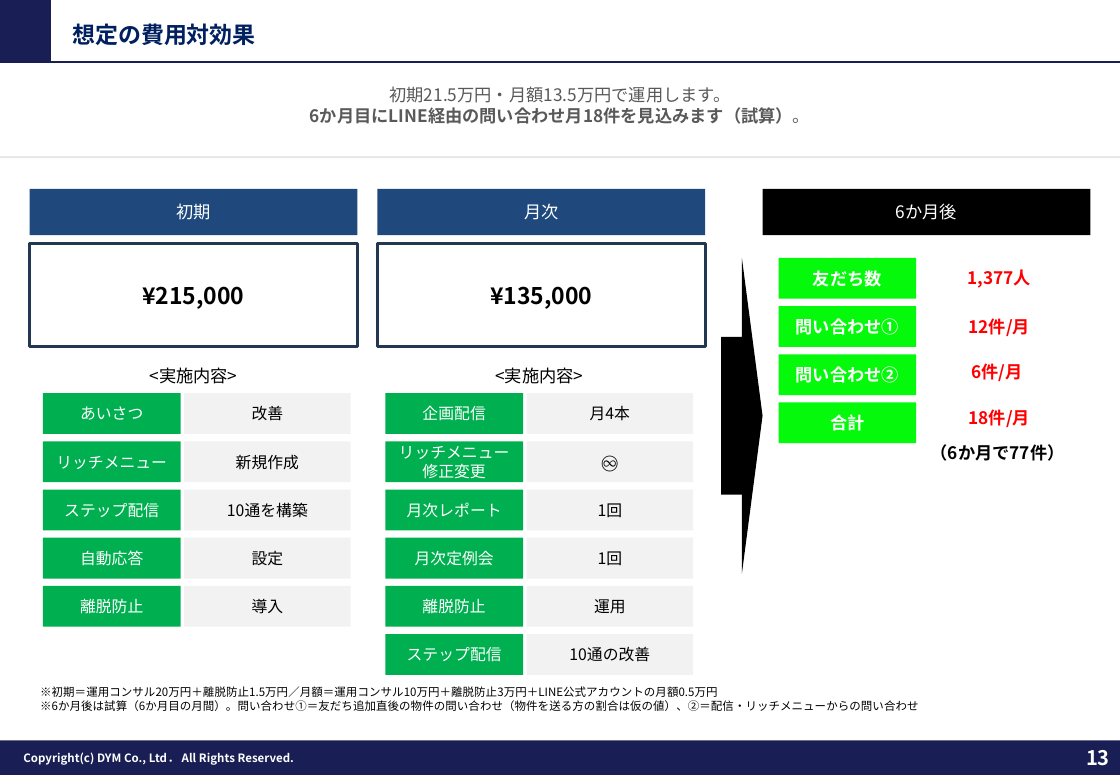
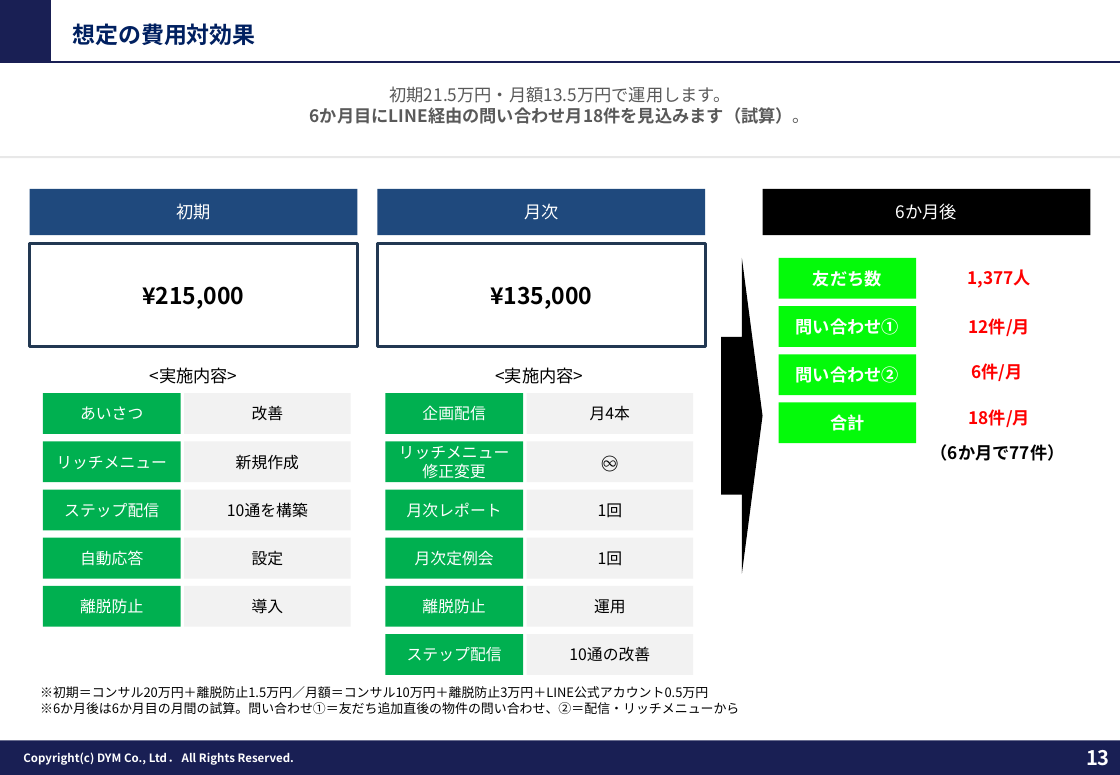
Before and after one commit to tonomura-r-dev/folder, a slide deck: slide 13 of 202609_株式会社あらうち御中_LINE公式アカウント運用のご提案_S1-17修正.pptx. Drawn at 1120x775 pixels with LibreOffice and Linux fonts; fonts in the diff are those of the drawing; background and template pictures are left out. Boxes give left, top, right and bottom in pixels: in the first picture for what was removed or moved away, otherwise in the second. Text is boxed around its words. In the diff, an @@ line names an element or a change of style, - is before the commit and + after.

```diff
--- a/202609_株式会社あらうち御中_LINE公式アカウント運用のご提案_S1-17修正.pptx
+++ b/202609_株式会社あらうち御中_LINE公式アカウント運用のご提案_S1-17修正.pptx
@@ text at (40,686,739,714): text changed; size 8 to 9 pt @@
-※初期＝運用コンサル20万円＋離脱防止1.5万円／月額＝運用コンサル10万円＋離脱防止3万円＋LINE公式アカウントの月額0.5万円
-※6か月後は試算（6か月目の月間）。問い合わせ①＝友だち追加直後の物件の問い合わせ（物件を送る方の割合は仮の値）、②＝配信・リッチメニューからの問い合わせ
+※初期＝コンサル20万円＋離脱防止1.5万円／月額＝コンサル10万円＋離脱防止3万円＋LINE公式アカウント0.5万円
+※6か月後は6か月目の月間の試算。問い合わせ①＝友だち追加直後の物件の問い合わせ、②＝配信・リッチメニューから
```
Also in this commit, not shown: 8 other slides changed, 2 other files.
